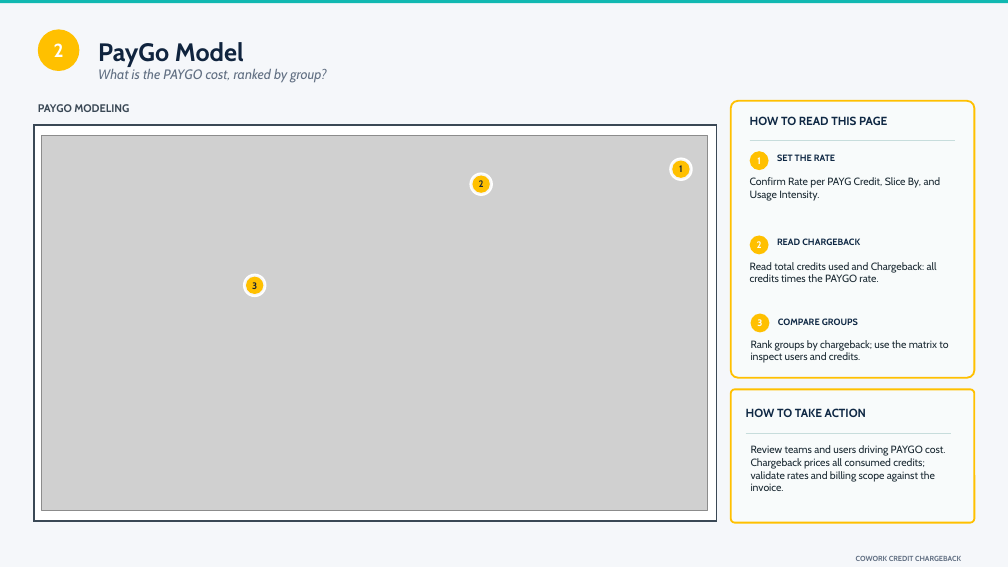
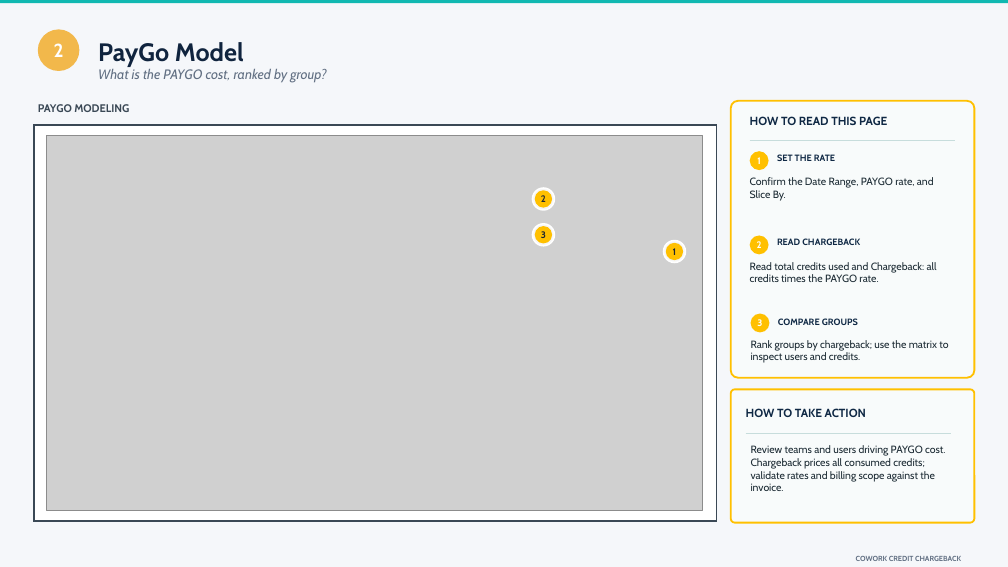
Before and after one commit to microsoft/CreditUsage, a slide deck: slide 10 of Cowork Chargeback - Report Reading Guide.pptx. Drawn at 1008x567 pixels with LibreOffice and Linux fonts; fonts in the diff are those of the drawing; grey boxes stand for pictures. Boxes give left, top, right and bottom in pixels: in the first picture for what was removed or moved away, otherwise in the second. Text is boxed around its words. In the diff, an @@ line names an element or a change of style, - is before the commit and + after.

```diff
--- a/Cowork Chargeback - Report Reading Guide.pptx
+++ b/Cowork Chargeback - Report Reading Guide.pptx
@@ ellipse at [38, 29, 79, 71]: fill #FFC000 to #F2B84B @@
@@ picture: place and size @@
-picture at [42, 135, 708, 510]
+picture at [46, 135, 702, 510]
@@ text at [750, 177, 934, 201]: text changed @@
-Confirm Rate per PAYG Credit, Slice By, and Usage Intensity.
+Confirm the Date Range, PAYGO rate, and Slice By.
@@ ellipse: place and size @@
-ellipse at [470, 173, 492, 195]
+ellipse at [532, 188, 554, 210]
@@ ellipse "2": place and size @@
-ellipse "2" at [473, 175, 490, 193]
+ellipse "2" at [535, 191, 552, 208]
@@ ellipse: place and size @@
-ellipse at [243, 274, 265, 296]
+ellipse at [532, 224, 554, 246]
@@ ellipse "3": place and size @@
-ellipse "3" at [246, 277, 263, 294]
+ellipse "3" at [535, 226, 552, 243]
@@ ellipse: place and size @@
-ellipse at [670, 158, 692, 180]
+ellipse at [664, 240, 686, 262]
@@ ellipse "1": place and size @@
-ellipse "1" at [672, 160, 690, 178]
+ellipse "1" at [666, 243, 684, 260]
```
Also in this commit, not shown: 6 other slides changed, 1 slide added.
